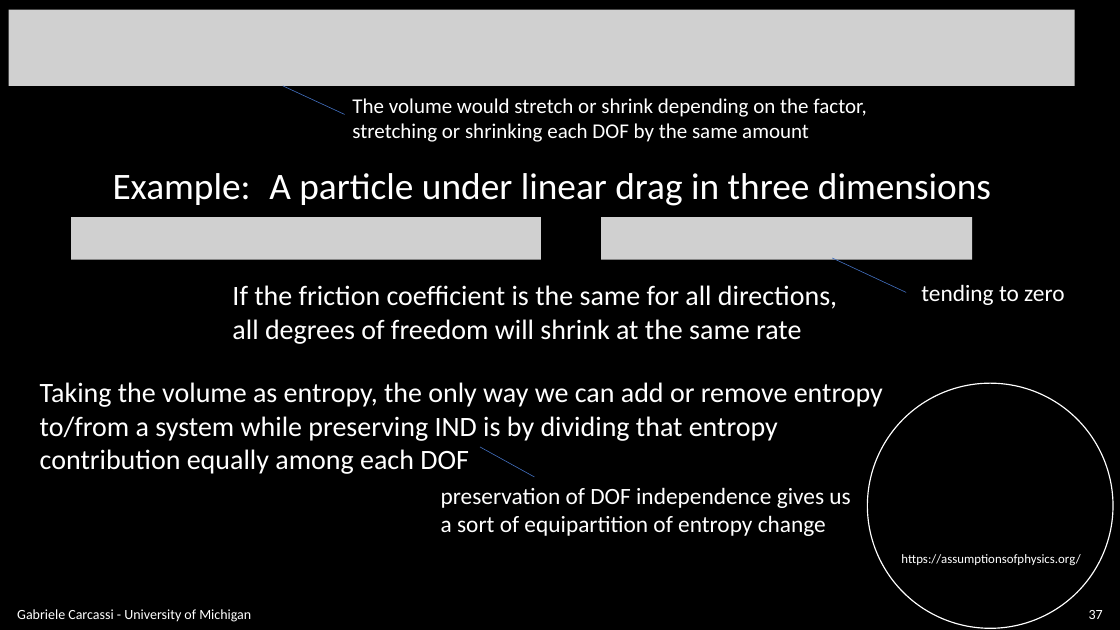
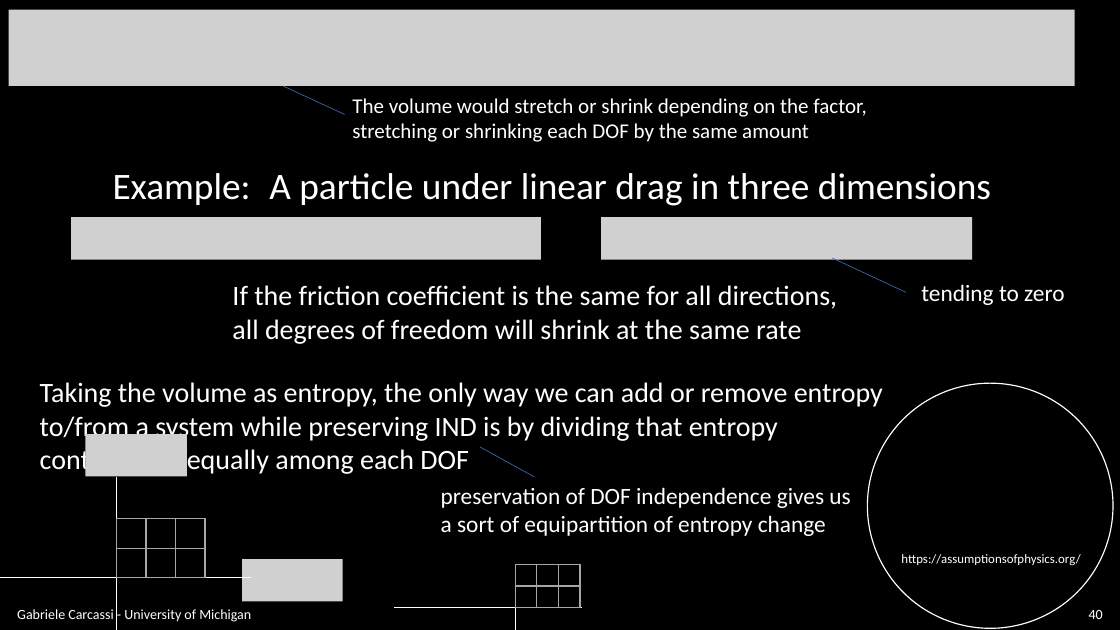
Before and after one commit to assumptionsofphysics/slides, a slide deck: slide 40 of BookCompanions-v2/RP-Class-4.pptx (slide 37 before the commit). Drawn at 1120x630 pixels with LibreOffice and Linux fonts; fonts in the diff are those of the drawing; grey boxes stand for pictures; background and template pictures are left out. Boxes give left, top, right and bottom in pixels: in the first picture for what was removed or moved away, otherwise in the second. Text is boxed around its words. In the diff, an @@ line names an element or a change of style, - is before the commit and + after.

```diff
--- a/BookCompanions-v2/RP-Class-4.pptx
+++ b/BookCompanions-v2/RP-Class-4.pptx
@@ picture added at <box>86,434,187,476</box> @@
@@ group added at <box>0,477,251,630</box>: 6 rectangles, 2 lines @@
@@ picture added at <box>242,560,343,602</box> @@
@@ group added at <box>515,565,581,608</box>: 6 rectangles @@
@@ line added from (394, 607) to (582, 607), #FFFFFF 0.5 pt @@
@@ line added from (515, 603) to (515, 630), #FFFFFF 0.5 pt @@
@@ page number at <box>1089,610,1103,619</box>: text changed @@
-37
+40
```
Also in this commit, not shown: 4 other slides changed, 3 slides added.
